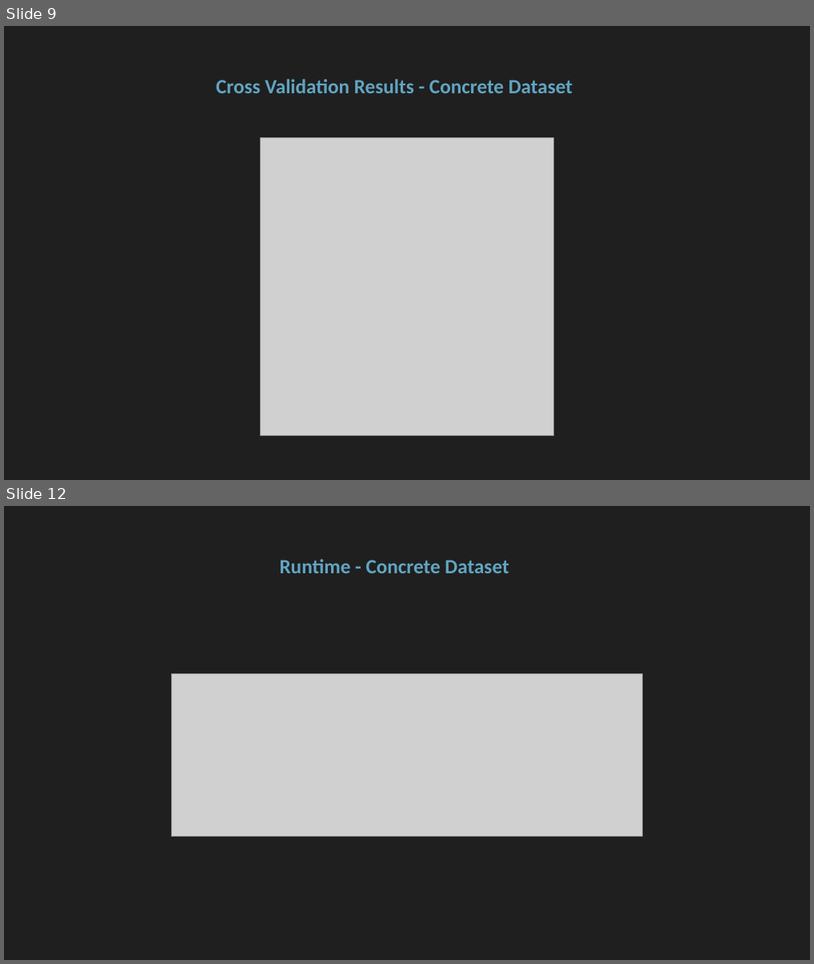
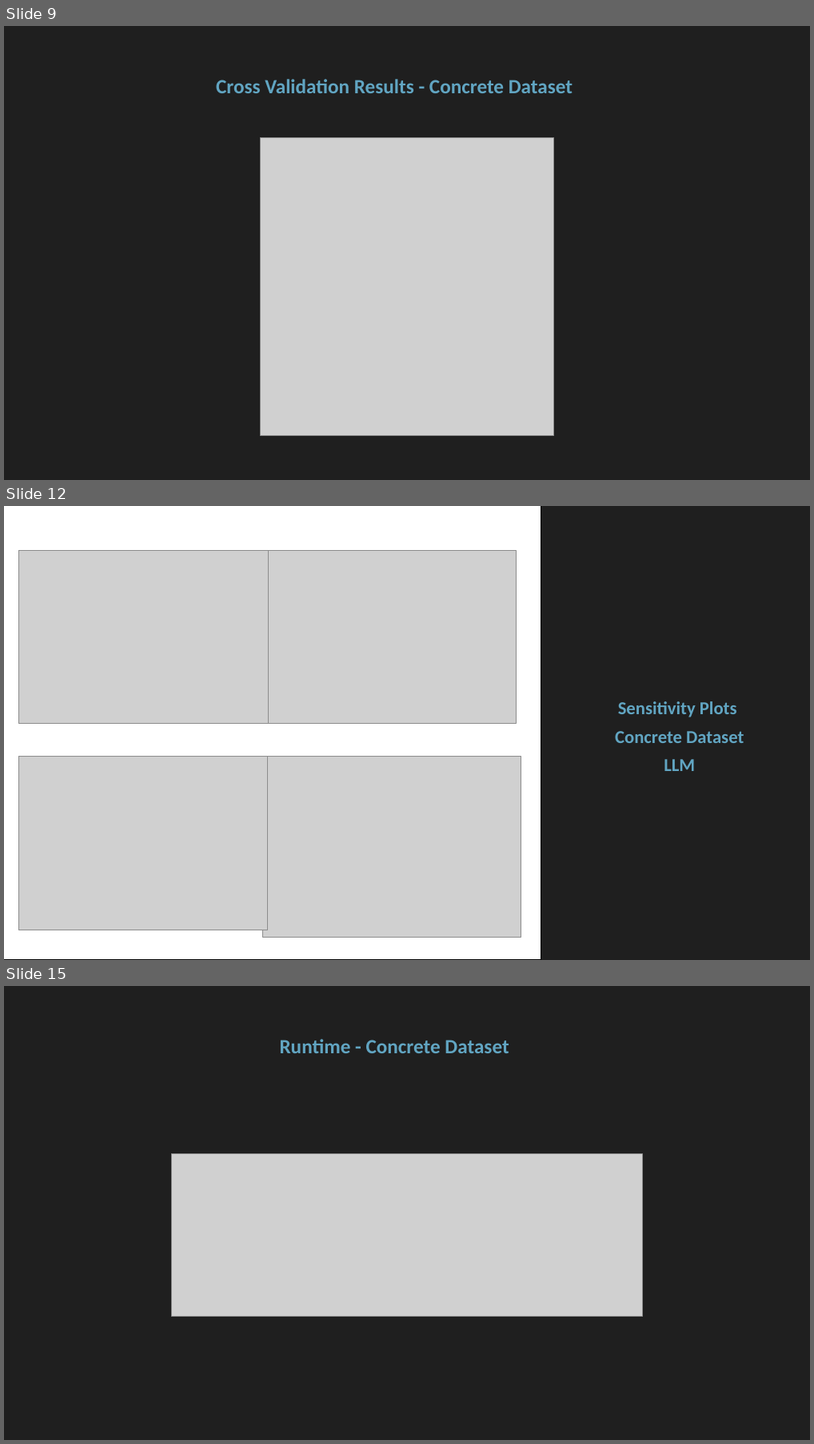
Before and after one commit to floengl/Machine-Learning, a slide deck: Exercise_2/Exercie2_slides.pptx. Shown one above the other, each under a label of ours: slides 9 and 12 before the commit, slides 9, 12 and 15 after it; the slides between them are not shown. The pictures are 814x964 and 814x1444 pixels, drawn with LibreOffice and Linux fonts; fonts in the diff are those of the drawing; grey boxes stand for pictures. Boxes give left, top, right and bottom in pixels: in the first picture for what was removed or moved away, otherwise in the second. Text is boxed around its words. In the diff, an @@ line names an element or a change of style, - is before the commit and + after.

```diff
--- a/Exercise_2/Exercie2_slides.pptx
+++ b/Exercise_2/Exercie2_slides.pptx
@@ slide 12 added at bbox=[4, 506, 810, 960], background #1F1F1F @@
@@ rectangle added at bbox=[4, 506, 541, 960], fill #FFFFFF, outline #000000 1 pt @@
@@ picture added at bbox=[18, 550, 268, 724] @@
@@ picture added at bbox=[268, 550, 516, 724] @@
@@ title added at bbox=[615, 701, 744, 771], 21.6 pt, text #61A5C2, bold @@
+Sensitivity Plots
+Concrete Dataset
+LLM
@@ picture added at bbox=[18, 756, 268, 930] @@
@@ picture added at bbox=[262, 756, 522, 936] @@
@@ what was slide 12 is now slide 15 @@
```
Also in this commit, not shown: 3 slides changed, 2 other slides added.
